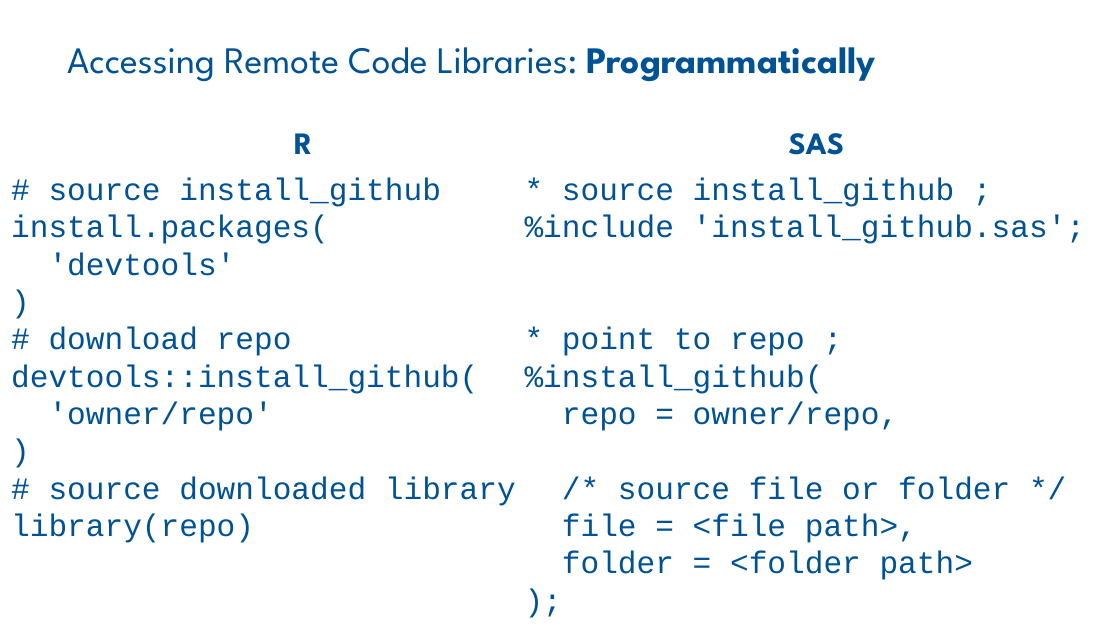
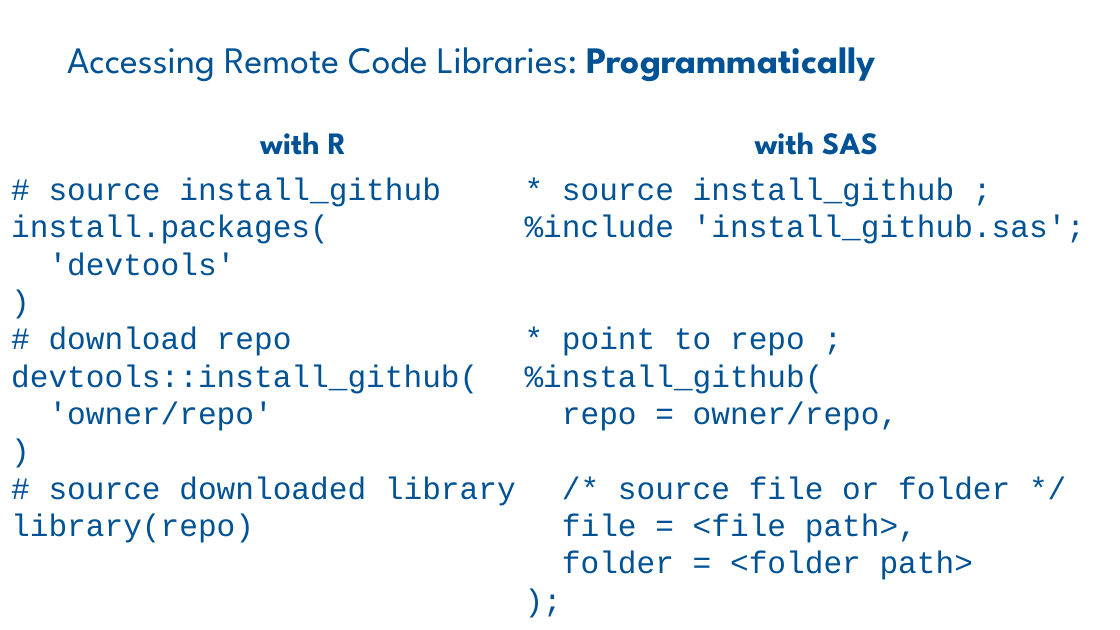
Before and after one commit to RhoInc/sas-install-github, a slide deck: slide 8 of docs/CT06.pptx. Drawn at 1120x630 pixels with LibreOffice and Linux fonts; fonts in the diff are those of the drawing; background and template pictures are left out. Boxes give left, top, right and bottom in pixels: in the first picture for what was removed or moved away, otherwise in the second. Text is boxed around its words. In the diff, an @@ line names an element or a change of style, - is before the commit and + after.

```diff
--- a/docs/CT06.pptx
+++ b/docs/CT06.pptx
@@ text at [260, 132, 346, 155]: text changed @@
-R
+with R
@@ text at [755, 132, 878, 155]: text changed @@
-SAS
+with SAS
```
Also in this commit, not shown: 5 other slides changed, 2 slides added.
